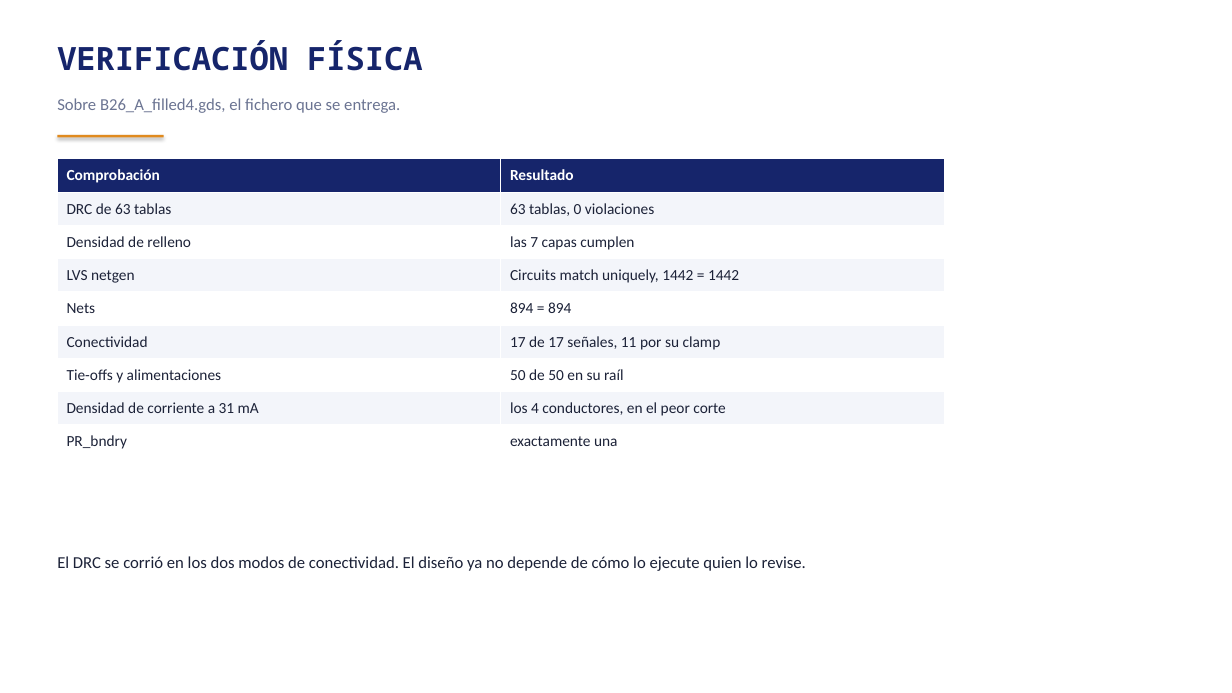
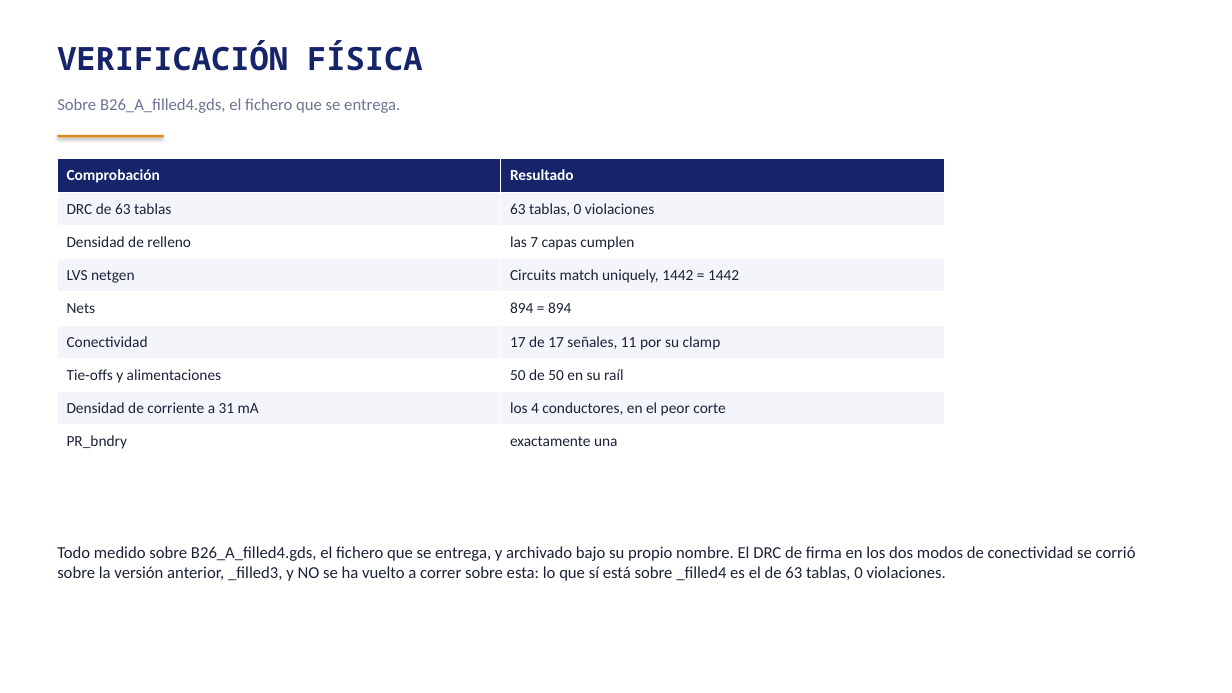
Before and after one commit to AnBuiUCI/sscs-2026-zotnetic, a slide deck: slide 77 of FINAL/reportes/reporte_zotnetic_ES.pptx. Drawn at 1232x693 pixels with LibreOffice and Linux fonts; fonts in the diff are those of the drawing. Boxes give left, top, right and bottom in pixels: in the first picture for what was removed or moved away, otherwise in the second. Text is boxed around its words. In the diff, an @@ line names an element or a change of style, - is before the commit and + after.

```diff
--- a/FINAL/reportes/reporte_zotnetic_ES.pptx
+++ b/FINAL/reportes/reporte_zotnetic_ES.pptx
@@ text at <box>57,546,1136,581</box>: text changed @@
-El DRC se corrió en los dos modos de conectividad. El diseño ya no depende de cómo lo ejecute quien lo revise.
+Todo medido sobre B26_A_filled4.gds, el fichero que se entrega, y archivado bajo su propio nombre. El DRC de firma en los dos modos de conectividad se corrió sobre la versión anterior, _filled3, y NO se ha vuelto a correr sobre esta: lo que sí está sobre _filled4 es el de 63 tablas, 0 violaciones.
```
Also in this commit, not shown: 1 other slide changed, 5 other files.
